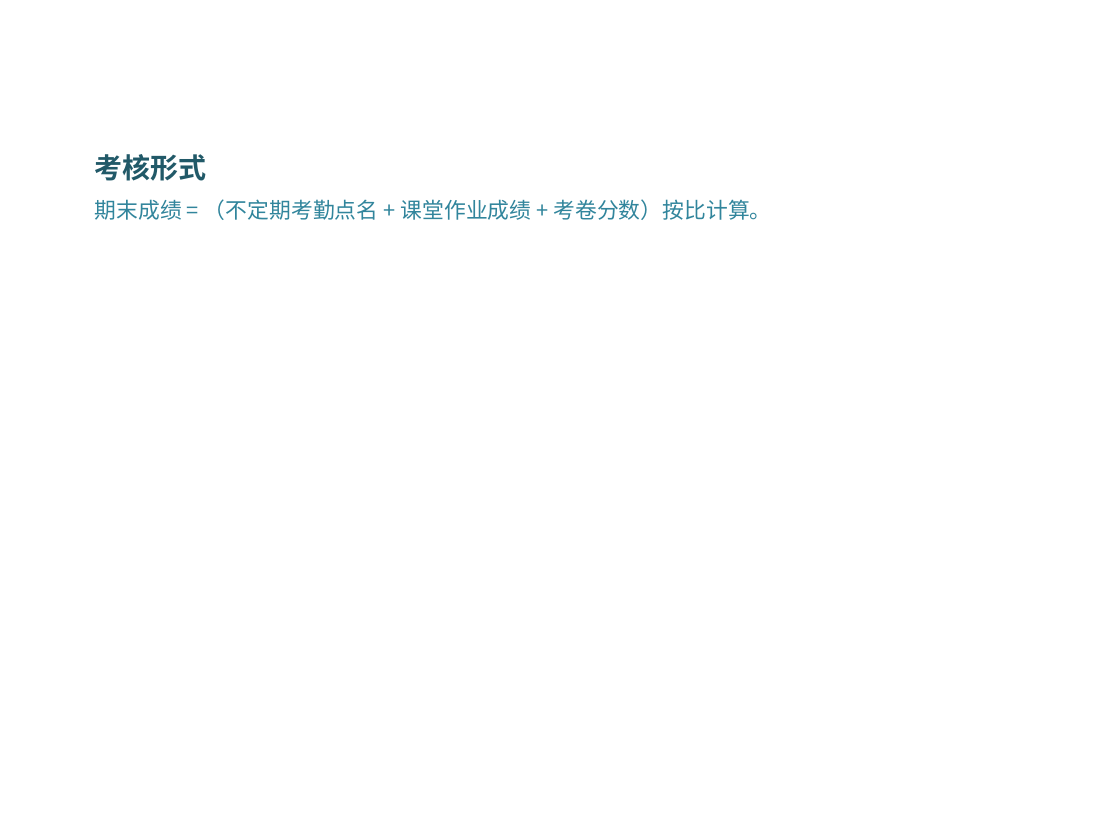
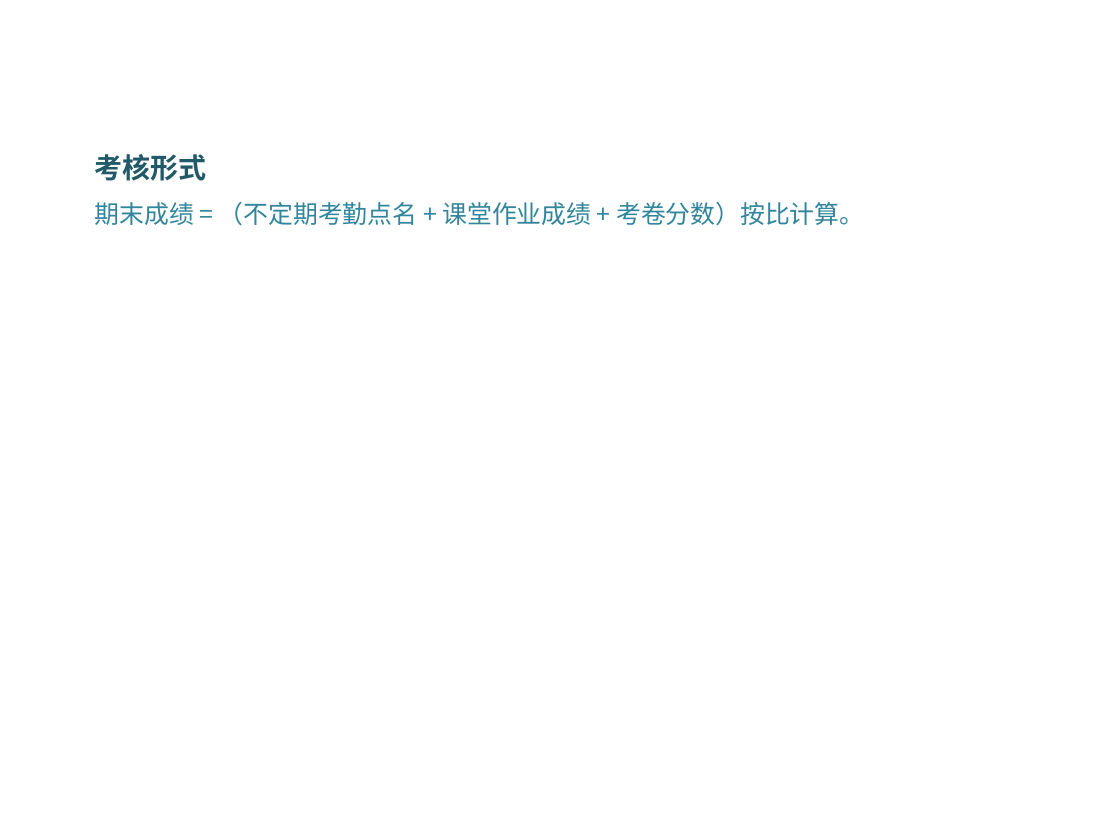
Before and after one commit to DataScienceCoding/Python-Data-Analysis, a slide deck: slide 5 of Python-Data-Analysis.pptx. Drawn at 1120x840 pixels with LibreOffice and Linux fonts; fonts in the diff are those of the drawing; background and template pictures are left out. Boxes give left, top, right and bottom in pixels: in the first picture for what was removed or moved away, otherwise in the second. Text is boxed around its words. In the diff, an @@ line names an element or a change of style, - is before the commit and + after.

```diff
--- a/Python-Data-Analysis.pptx
+++ b/Python-Data-Analysis.pptx
@@ text at [95,202,864,226]: size 14 to 16 pt in "期末成绩 = （不定期考勤点名 + 课堂作业成绩 + 考卷分数）按比计算。" @@
```
Also in this commit, not shown: 5 other slides changed, 1 slide added, 1 other file.
